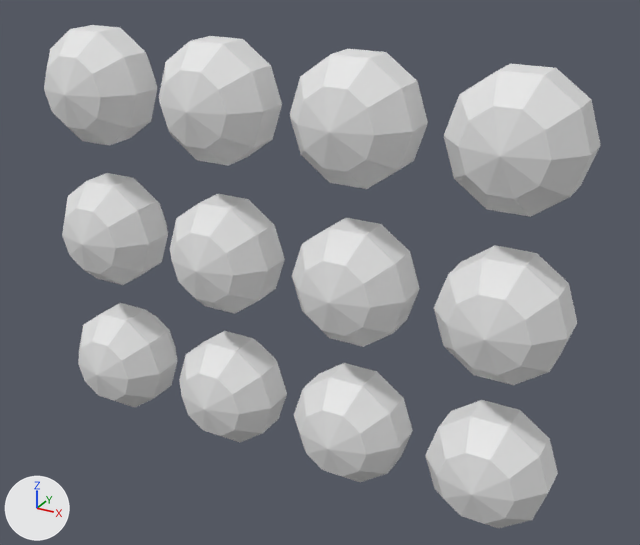
Two versions of the OBJ model SourceAssets/Terrain/TwelfthMarket/Stall/SM_MarketStall_Leaf.obj, one commit apart.
Both versions are drawn from a 50 mm lens placed at (38.6, -164.8, -27.9), pointed at (1.7, -97.7, -61.5). Lighting does not change. The marker at lower left points along +X, +Y and +Z. The picture after the commit comes second. Where no turn or scale is listed for an object, it has been applied to the vertices. Vertices at exactly the same position are counted once.

In view in the first picture: 'SM_MarketStall_Leaf'.
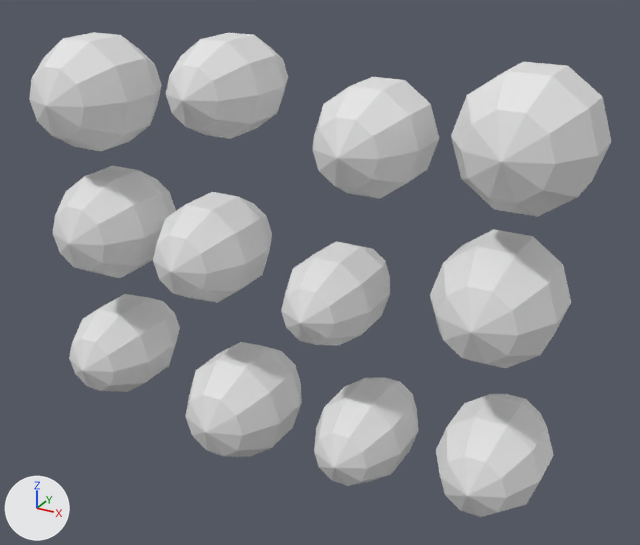
Edits to the bpy script that builds the scene:
```text
Change me_sm_marketstall_leaf:
    used by ob_sm_marketstall_leaf; location = (0.0, 0.0, 0.0)
    remove me_sm_marketstall_leaf.from_pydata(...)  # 504 vertices, 960 faces; spans x -27.7..25.7, y -104.0..-94.0, z -81.4..-40.6
    add me_sm_marketstall_leaf.from_pydata(...)  # 504 vertices, 960 faces; spans x -28.1..26.3, y -106.0..-92.0, z -82.3..-40.2
    me_sm_marketstall_leaf part 1: the loose piece of 42 vertices spanning x -27.7..-16.3, y -104.0..-94.0, z -81.4..-70.6 is scaled about its middle by (0.867, 1.4, 0.867), then moved by (0.0, 0.0, 1.6)
    me_sm_marketstall_leaf part 2: the loose piece of 42 vertices spanning x -13.7..-2.3, y -104.0..-94.0, z -81.4..-70.6 is scaled about its middle by (0.973, 1.4, 0.973), then moved by (1.5, 0.0, -1.0)
    me_sm_marketstall_leaf part 3: the loose piece of 42 vertices spanning x 0.3..11.7, y -104.0..-94.0, z -81.4..-70.6 is scaled about its middle by (0.778, 1.4, 0.778), then moved by (1.6, 0.0, -0.2)
    me_sm_marketstall_leaf part 4: the loose piece of 42 vertices spanning x 14.3..25.7, y -104.0..-94.0, z -81.4..-70.6 is scaled about its middle by (0.834, 1.4, 0.834), then moved by (0.3, 0.0, 1.4)
    me_sm_marketstall_leaf part 5: the loose piece of 42 vertices spanning x -27.7..-16.3, y -104.0..-94.0, z -66.4..-55.6 is scaled about its middle by (0.965, 1.4, 0.965), then moved by (0.3, 0.0, 0.9)
    me_sm_marketstall_leaf part 6: the loose piece of 42 vertices spanning x -13.7..-2.3, y -104.0..-94.0, z -66.4..-55.6 is scaled about its middle by (0.883, 1.4, 0.883), then moved by (-1.4, 0.0, 0.5)
    me_sm_marketstall_leaf part 7: the loose piece of 42 vertices spanning x 0.3..11.7, y -104.0..-94.0, z -66.4..-55.6 is scaled about its middle by (0.755, 1.4, 0.755), then moved by (-1.7, 0.0, -1.5)
    me_sm_marketstall_leaf part 8: the loose piece of 42 vertices spanning x 14.3..25.7, y -104.0..-94.0, z -66.4..-55.6 is scaled about its middle by (0.943, 1.4, 0.943), then moved by (-0.5, 0.0, 1.5)
    me_sm_marketstall_leaf part 9: the loose piece of 42 vertices spanning x -27.7..-16.3, y -104.0..-94.0, z -51.4..-40.6 is scaled about its middle by (0.973, 1.4, 0.973), then moved by (-0.5, 0.0, -0.7)
    me_sm_marketstall_leaf part 10: the loose piece of 42 vertices spanning x -13.7..-2.3, y -104.0..-94.0, z -51.4..-40.6 is scaled about its middle by (0.778, 1.4, 0.778), then moved by (1.2, 0.0, 1.5)
    me_sm_marketstall_leaf part 11: the loose piece of 42 vertices spanning x 0.3..11.7, y -104.0..-94.0, z -51.4..-40.6 is scaled about its middle by (0.834, 1.4, 0.834), then moved by (1.8, 0.0, -1.3)
    me_sm_marketstall_leaf part 12: the loose piece of 42 vertices spanning x 14.3..25.7, y -104.0..-94.0, z -51.4..-40.6 is scaled about its middle by (0.982, 1.4, 0.982), then moved by (0.7, 0.0, 0.2)
```

Boxes [x1, y1, x2, y2] around the edits, measured in the pictures (640 x 545 px; the box of a moved part takes in the faces that stretch with it):
'SM_MarketStall_Leaf', reshaped
    before: [44, 25, 601, 528]
    after: [29, 32, 611, 517]
part 1 of me_sm_marketstall_leaf, moved or reshaped
    before: [78, 303, 177, 408]
    after: [69, 294, 180, 392]
part 2 of me_sm_marketstall_leaf, moved or reshaped
    before: [179, 331, 287, 443]
    after: [185, 342, 302, 457]
part 3 of me_sm_marketstall_leaf, moved or reshaped
    before: [294, 363, 413, 483]
    after: [314, 378, 419, 486]
part 4 of me_sm_marketstall_leaf, moved or reshaped
    before: [425, 400, 558, 528]
    after: [436, 394, 553, 517]
part 5 of me_sm_marketstall_leaf, moved or reshaped
    before: [62, 173, 168, 285]
    after: [53, 166, 176, 278]
part 6 of me_sm_marketstall_leaf, moved or reshaped
    before: [170, 194, 285, 314]
    after: [153, 192, 272, 303]
part 7 of me_sm_marketstall_leaf, moved or reshaped
    before: [292, 218, 420, 347]
    after: [281, 241, 390, 345]
part 8 of me_sm_marketstall_leaf, moved or reshaped
    before: [434, 245, 577, 385]
    after: [430, 229, 571, 368]
part 9 of me_sm_marketstall_leaf, moved or reshaped
    before: [44, 25, 157, 146]
    after: [29, 32, 162, 151]
part 10 of me_sm_marketstall_leaf, moved or reshaped
    before: [159, 36, 282, 166]
    after: [166, 32, 288, 139]
part 11 of me_sm_marketstall_leaf, moved or reshaped
    before: [290, 49, 428, 189]
    after: [312, 77, 439, 199]
part 12 of me_sm_marketstall_leaf, moved or reshaped
    before: [444, 64, 601, 217]
    after: [451, 62, 611, 217]
